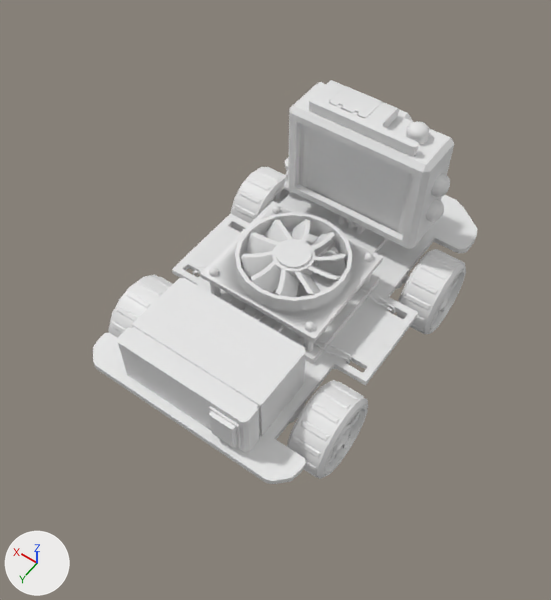
The FBX model Assets/Models/Social_room/car_complete.FBX, before and after one commit.
One viewpoint serves both versions: a camera (50 mm lens) standing at (-0.165, 0.252, 0.415) and looking at (0.0, 0.021, 0.052). Arrows for +X, +Y and +Z are at lower left; the lights stay in place. Materials are left out; every surface is plain grey. Where no turn or scale is listed for an object, it has been applied to the vertices. Vertices at the same position are counted once.

Objects in the first picture: 'car_complete'.
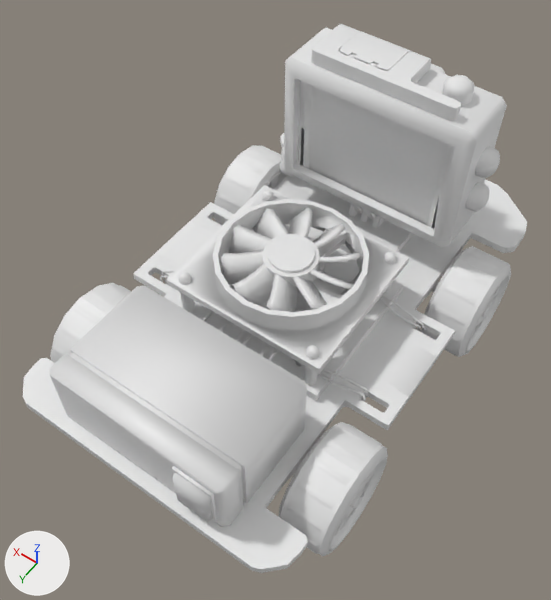
Location of each change, (x1, y1, x2, y2) in pixels of the pictures (551 x 600 px; the box of a moved part takes in the faces that stretch with it):
'car_complete', reshaped, moved (31% wider, 36% taller)
    before: (93, 80, 478, 484)
    after: (23, 24, 527, 573)
part 1 of me_mesh, moved or reshaped
    before: (296, 408, 345, 443)
    after: (295, 460, 360, 509)
part 2 of me_mesh, moved or reshaped
    before: (93, 158, 478, 484)
    after: (23, 133, 527, 573)
part 3 of me_mesh, moved or reshaped
    before: (402, 276, 447, 303)
    after: (431, 282, 489, 317)
part 4 of me_mesh, moved or reshaped
    before: (118, 278, 306, 452)
    after: (50, 285, 307, 527)
part 5 of me_mesh, moved or reshaped
    before: (288, 82, 454, 249)
    after: (284, 28, 507, 247)
part 6 of me_mesh, moved or reshaped
    before: (284, 170, 295, 194)
    after: (280, 147, 294, 177)
part 7 of me_mesh, moved or reshaped
    before: (317, 208, 388, 254)
    after: (322, 194, 413, 254)
part 8 of me_mesh, moved or reshaped
    before: (406, 121, 430, 145)
    after: (442, 75, 474, 107)
part 9 of me_mesh, moved or reshaped
    before: (309, 80, 419, 156)
    after: (311, 24, 461, 121)
part 10 of me_mesh, moved or reshaped
    before: (330, 86, 383, 118)
    after: (339, 31, 410, 71)
part 11 of me_mesh, moved or reshaped
    before: (426, 199, 444, 222)
    after: (475, 146, 500, 178)
part 12 of me_mesh, moved or reshaped
    before: (431, 174, 450, 197)
    after: (465, 182, 490, 212)
part 13 of me_mesh, moved or reshaped
    before: (297, 268, 346, 339)
    after: (295, 273, 360, 367)
part 14 of me_mesh, deleted
    before: (108, 167, 466, 479)
part 15 of me_mesh, added
    after: (50, 145, 511, 556)

The change, as a diff of the scene's bpy script:
```diff
--- a/Assets/Models/Social_room/car_complete.FBX.py
+++ b/Assets/Models/Social_room/car_complete.FBX.py
@@ me_mesh @@
 # used by ob_car_complete; location = (0.0, 0.0, 0.0)
-me_mesh.from_pydata(...)  # 4921 vertices, 9729 faces; spans x -0.08..0.079, y -0.128..0.115, z 0.0..0.137
+me_mesh.from_pydata(...)  # 4920 vertices, 9683 faces; spans x -0.103..0.102, y -0.16..0.16, z -0.101..0.08
+# me_mesh part 1: the loose piece of 30 vertices spanning x -0.077..0.077, y 0.061..0.066, z 0.024..0.029 is scaled about its middle by 1.32, then moved by (0.0, 0.029, -0.093)
+# me_mesh part 2: the loose piece of 144 vertices spanning x -0.073..0.073, y -0.128..0.115, z 0.038..0.042 is scaled about its middle by 1.32, then moved by (0.0, 0.007, -0.088)
+# me_mesh part 3: the loose piece of 30 vertices spanning x -0.077..0.077, y -0.062..-0.056, z 0.024..0.029 is scaled about its middle by 1.32, then moved by (0.0, -0.01, -0.093)
+# me_mesh part 4: the loose piece of 132 vertices spanning x -0.044..0.044, y 0.053..0.11, z 0.042..0.075 is scaled about its middle by 1.32, then moved by (0.0, 0.035, -0.082)
+# me_mesh part 5: the loose piece of 252 vertices spanning x -0.051..0.044, y -0.099..-0.052, z 0.047..0.129 is scaled about its middle by 1.32, then moved by (-0.001, -0.015, -0.073)
+# me_mesh part 6: the loose piece of 113 vertices spanning x -0.016..0.053, y -0.076..-0.063, z 0.046..0.061 is scaled about its middle by 1.32, then moved by (0.006, -0.013, -0.084)
+# me_mesh part 7: the loose piece of 88 vertices spanning x -0.027..0.021, y -0.1..-0.039, z 0.042..0.059 is scaled about its middle by 1.32, then moved by (-0.001, -0.013, -0.085)
+# me_mesh part 8: the loose piece of 41 vertices spanning x -0.039..-0.026, y -0.079..-0.066, z 0.126..0.137 is scaled about its middle by 1.32, then moved by (-0.01, -0.014, -0.059)
+# me_mesh part 9: the loose piece of 90 vertices spanning x -0.039..0.032, y -0.082..-0.056, z 0.129..0.135 is scaled about its middle by 1.32, then moved by (-0.001, -0.013, -0.059)
+# me_mesh part 10: the loose piece of 36 vertices spanning x -0.004..0.022, y -0.083..-0.062, z 0.129..0.135 is scaled about its middle by 1.32, then moved by (0.003, -0.014, -0.059)
+# me_mesh part 11: the loose piece of 41 vertices spanning x -0.058..-0.047, y -0.076..-0.063, z 0.077..0.091 is scaled about its middle by 1.32, then moved by (-0.017, -0.013, -0.047)
+# me_mesh part 12: the loose piece of 41 vertices spanning x -0.058..-0.047, y -0.076..-0.063, z 0.098..0.112 is scaled about its middle by 1.32, then moved by (-0.017, -0.013, -0.095)
+# me_mesh part 13: the loose piece of 24 vertices spanning x -0.029..-0.025, y -0.018..0.033, z 0.047..0.061 is scaled about its middle by 1.32, then moved by (-0.009, 0.011, -0.084)
+# me_mesh part 14: 41 loose pieces with 3361 vertices, spanning x -0.08..0.079, y -0.086..0.112, z 0.0..0.079, are deleted
+# me_mesh part 15: 3304 vertices added at x -0.103..0.102, y -0.104..0.157, z -0.101..0.003
@@ ob_car_complete @@
 ob_car_complete = bpy.data.objects.new('car_complete', me_mesh)
-ob_car_complete.location = (0.0, 0.0, 0.0)
+ob_car_complete.location = (0.0, -0.0068, 0.0797)
```
